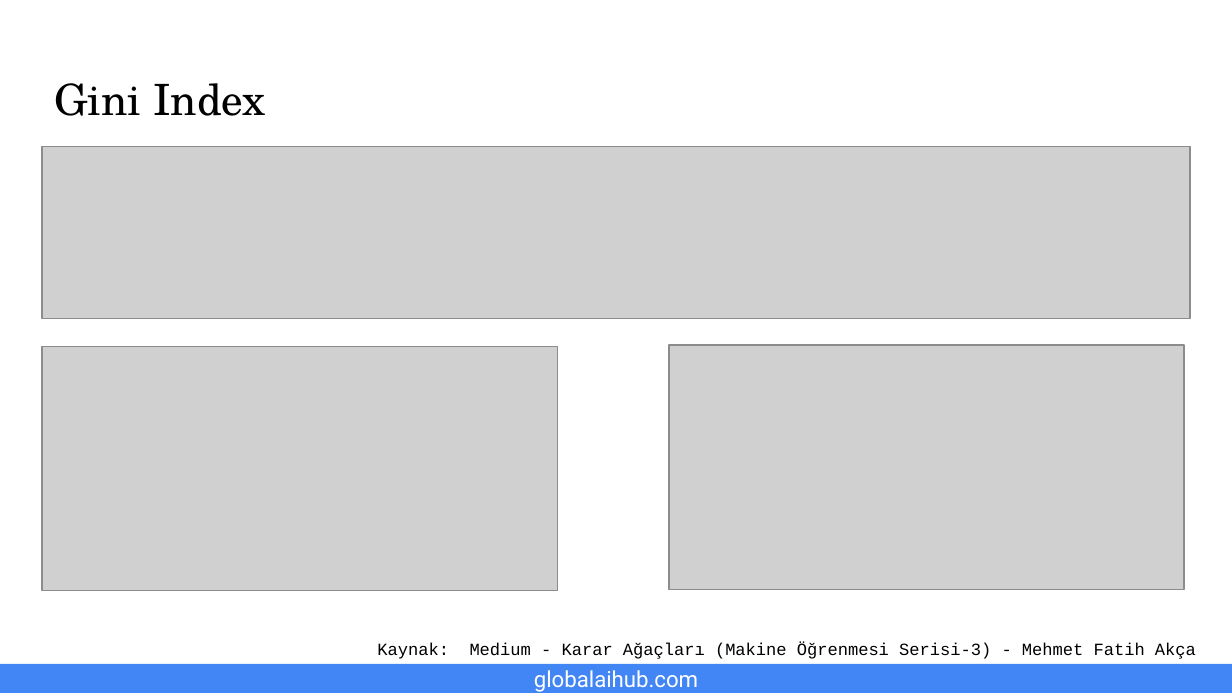
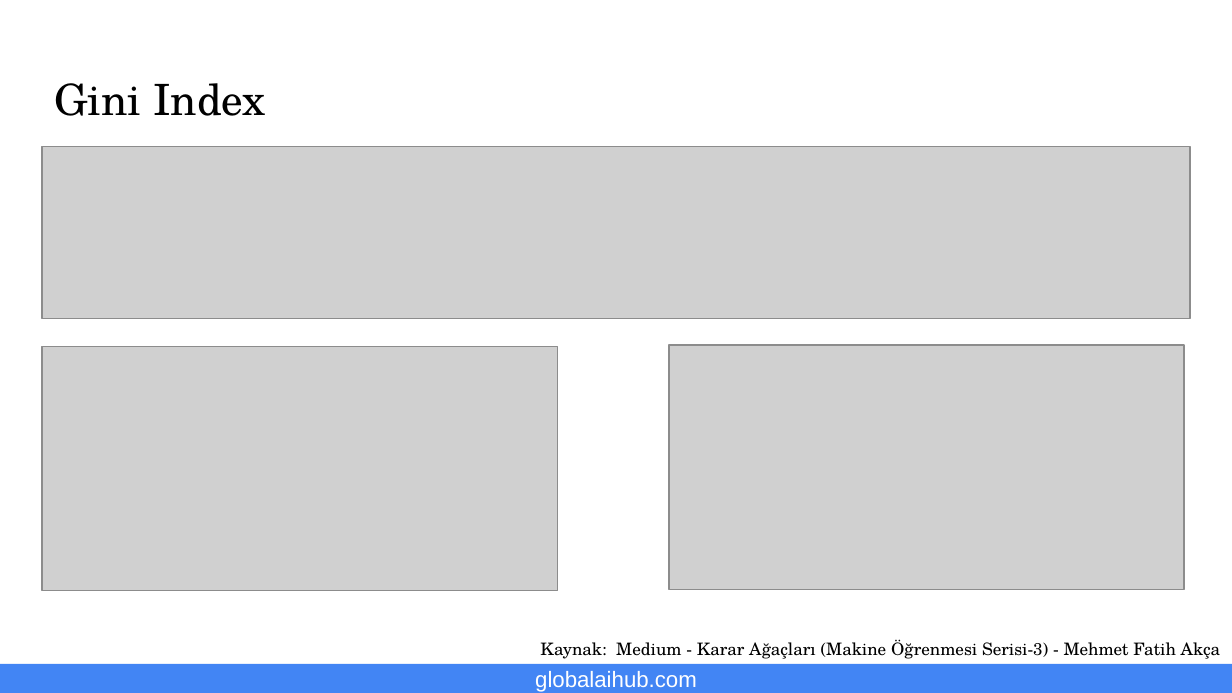
Before and after one commit to gaih/introduction-to-machine-learning, a slide deck: slide 6 of Presentations/Day 4 Presentation.pptx. Drawn at 1232x693 pixels with LibreOffice and Linux fonts; fonts in the diff are those of the drawing; grey boxes stand for pictures; background and template pictures are left out. Boxes give left, top, right and bottom in pixels: in the first picture for what was removed or moved away, otherwise in the second. Text is boxed around its words. In the diff, an @@ line names an element or a change of style, - is before the commit and + after.

```diff
--- a/Presentations/Day 4 Presentation.pptx
+++ b/Presentations/Day 4 Presentation.pptx
@@ text "Kaynak: Medium - Karar Ağaçları ..." at box(540, 639, 1221, 659): font Courier New to TeX Gyre Schola; alignment left to right @@
@@ text "globalaihub.com" at box(535, 671, 697, 692): font Roboto to Arial @@
```
Also in this commit, not shown: 12 other slides changed, 1 slide added, 1 slide removed, 2 other files.
